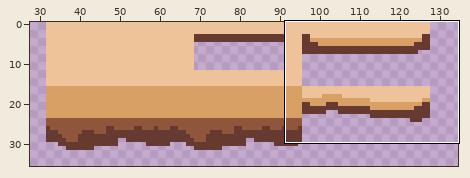
Two versions of one sprite sheet, res/images/ld41-tiles.png. Above: a wide view before the commit, with the close-up outlined.
Close-up. Before:
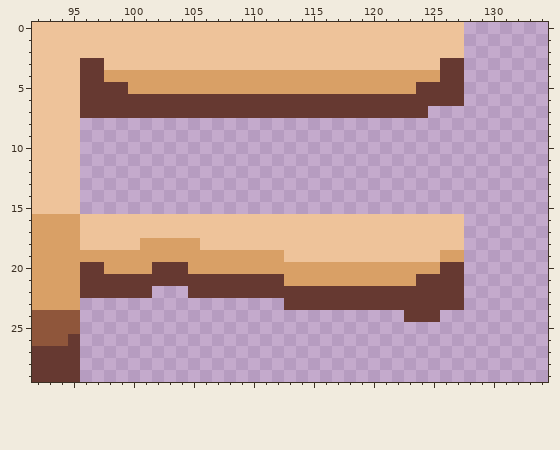
The file is 320x160 pixels. Shown: x 92..134, y 0..29. The wide view leaves out empty margins.
New version:
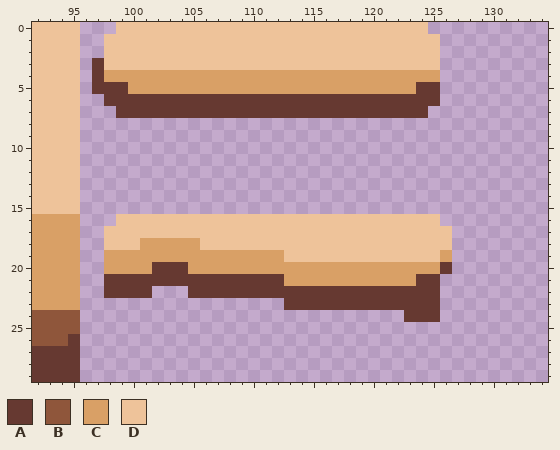
Palette (. is transparent): A #663931  B #8f563b  C #d9a066  D #eec39a
The exact change:
y 0: x 96..98 DDD -> ...; x 125..127 DDD -> ...
y 1..2: x 96..97 DD -> ..; x 126..127 DD -> ..
y 3..5: x 96 A -> .; x 126..127 AA -> ..
y 6: x 96..97 AA -> ..; x 126..127 AA -> ..
y 7: x 96..98 AAA -> ...
y 16: x 96..98 DDD -> ...; x 126..127 DD -> ..
y 17..18: x 96..97 DD -> ..; x 127 D -> .
y 19: x 96..97 CC -> ..; x 127 C -> .
y 20: x 96..97 AA -> ..; x 127 A -> .
y 21..22: x 96..97 AA -> ..; x 126..127 AA -> ..
y 23: x 126..127 AA -> ..
Changed places in both close-ups, as pixel boxes (x1, y1, x2, y2):
erased: (80, 22, 116, 118)
erased: (428, 22, 464, 106)
erased: (80, 214, 116, 298)
erased: (440, 214, 464, 310)
